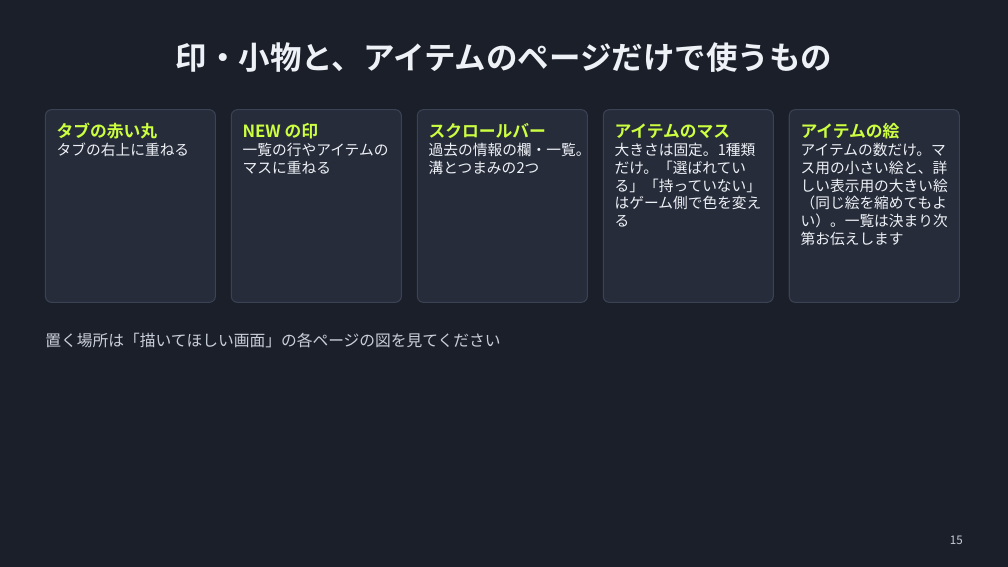
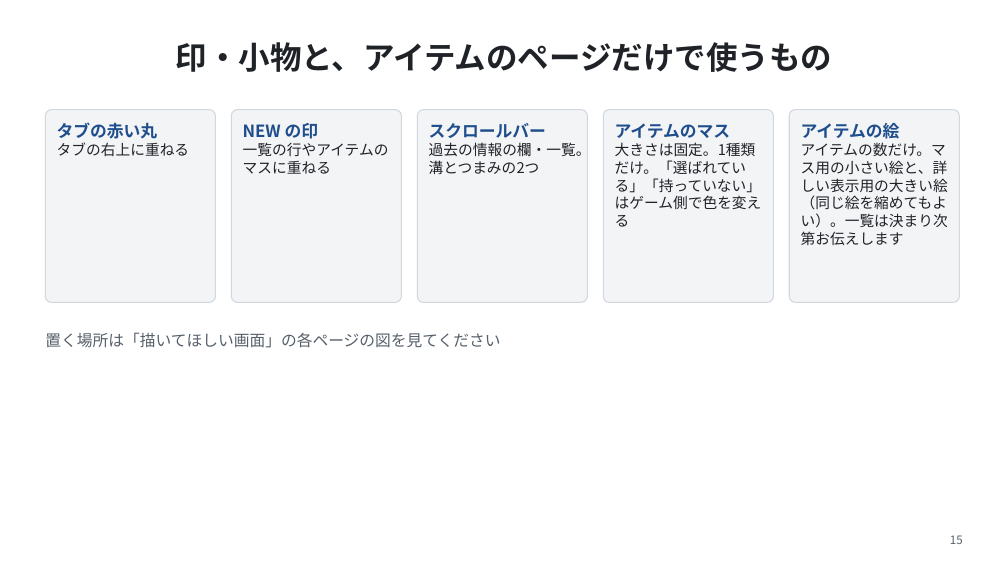
Before and after one commit to NEKOMARU23/SchoolGameJam2026, a slide deck: slide 15 of Docs/資料画面のデザイン相談.pptx. Drawn at 1008x567 pixels with LibreOffice and Linux fonts; fonts in the diff are those of the drawing. Boxes give left, top, right and bottom in pixels: in the first picture for what was removed or moved away, otherwise in the second. Text is boxed around its words. In the diff, an @@ line names an element or a change of style, - is before the commit and + after.

```diff
--- a/Docs/資料画面のデザイン相談.pptx
+++ b/Docs/資料画面のデザイン相談.pptx
@@ background #1B1F2A to #FFFFFF @@
@@ title "印・小物と、アイテムのページだけで使うもの" at bbox=[176, 42, 832, 72]: text colour #EEF1F6 to #1F2328 @@
@@ fill #262C3A to #F3F4F6; outline #3A4254 1 pt to #D0D7DE 1 pt in 5 elements at bbox=[231, 110, 402, 302], bbox=[417, 110, 588, 302], bbox=[603, 110, 774, 302], bbox=[789, 110, 960, 302], bbox=[45, 110, 216, 302] @@
@@ text "タブの赤い丸" at bbox=[57, 122, 190, 156]: text colour #CCFF40 to #1F4E8C in "タブの赤い丸"; text colour #EEF1F6 to #1F2328 in "タブの右上に重ねる" @@
@@ text "NEW の印" at bbox=[243, 123, 389, 174]: text colour #CCFF40 to #1F4E8C in "NEW の印"; text colour #EEF1F6 to #1F2328 in "一覧の行やアイテムのマスに重ねる" @@
@@ text "スクロールバー" at bbox=[429, 123, 591, 174]: text colour #CCFF40 to #1F4E8C in "スクロールバー"; text colour #EEF1F6 to #1F2328 in "過去の情報の欄・一覧。溝とつまみの2つ" @@
@@ text "アイテムのマス" at bbox=[615, 123, 762, 227]: text colour #CCFF40 to #1F4E8C in "アイテムのマス"; text colour #EEF1F6 to #1F2328 in "大きさは固定。1種類だけ。「選ばれている」「持っていない」はゲーム側で色を変える" @@
@@ text "アイテムの絵" at bbox=[801, 123, 948, 245]: text colour #CCFF40 to #1F4E8C in "アイテムの絵"; text colour #EEF1F6 to #1F2328 @@
@@ text "置く場所は「描いてほしい画面」の各ページの図を見てください" at bbox=[45, 332, 500, 348]: text colour #C9CFDA to #57606A @@
@@ page number at bbox=[950, 535, 963, 544]: text colour #C9CFDA to #57606A @@
```
Also in this commit, not shown: 15 other slides changed, 20 other files.
